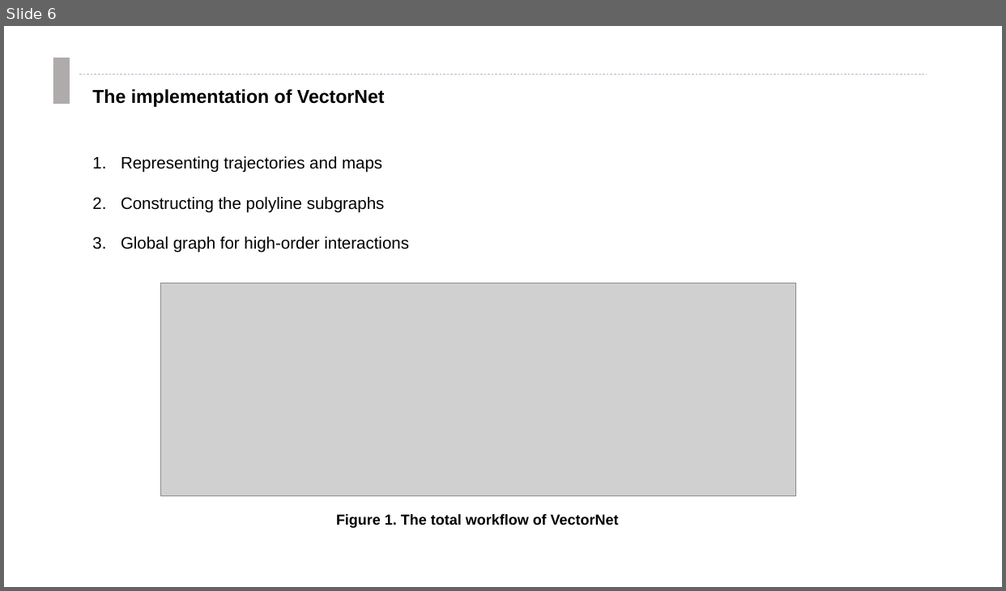
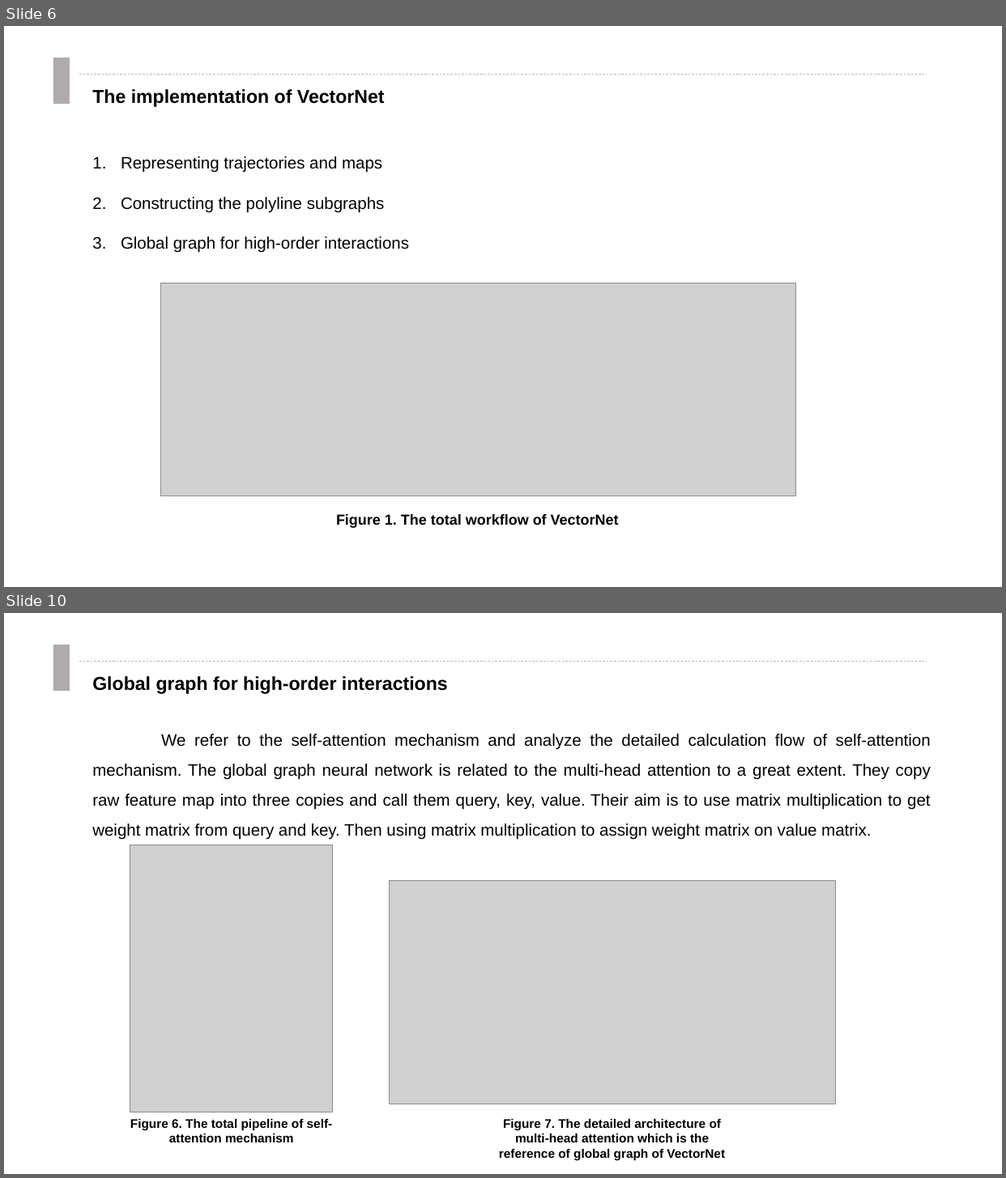
Before and after one commit to clownrat6/VectorNet, a slide deck: material/presentation.pptx. Shown one above the other, each under a label of ours: slide 6 before the commit, slides 6 and 10 after it; the slides between them are not shown. The pictures are 1006x591 and 1006x1178 pixels, drawn with LibreOffice and Linux fonts; fonts in the diff are those of the drawing; grey boxes stand for pictures. Boxes give left, top, right and bottom in pixels: in the first picture for what was removed or moved away, otherwise in the second. Text is boxed around its words. In the diff, an @@ line names an element or a change of style, - is before the commit and + after.

```diff
--- a/material/presentation.pptx
+++ b/material/presentation.pptx
@@ slide 10 added at bbox=[4, 613, 1002, 1174], background #FFFFFF @@
@@ rectangle added at bbox=[53, 645, 70, 691], fill #AFABAB @@
@@ line added from (79, 661) to (927, 661), #ADB9CA 0.5 pt dashed @@
@@ text added at bbox=[92, 676, 448, 694], 18 pt, text #000000, bold @@
+Global graph for high-order interactions
@@ text added at bbox=[92, 734, 931, 840], 16 pt, text #000000 @@
+We refer to the self-attention mechanism and analyze the detailed calculation flow of self-attention mechanism. The global graph neural network is related to the multi-head attention to a great extent. They copy raw feature map into three copies and call them query, key, value. Their aim is to use matrix multiplication to get weight matrix from query and key. Then using matrix multiplication to assign weight matrix on value matrix.
@@ picture added at bbox=[130, 845, 333, 1112] @@
@@ picture added at bbox=[390, 881, 836, 1105] @@
@@ text added at bbox=[130, 1119, 333, 1143], 12 pt, text #000000, bold @@
+Figure 6. The total pipeline of self-attention mechanism
@@ text added at bbox=[499, 1119, 725, 1161], 12 pt, text #000000, bold @@
+Figure 7. The detailed architecture of multi-head attention which is the reference of global graph of VectorNet
```
Also in this commit, not shown: 6 slides changed, 2 other slides added, 8 other files.
